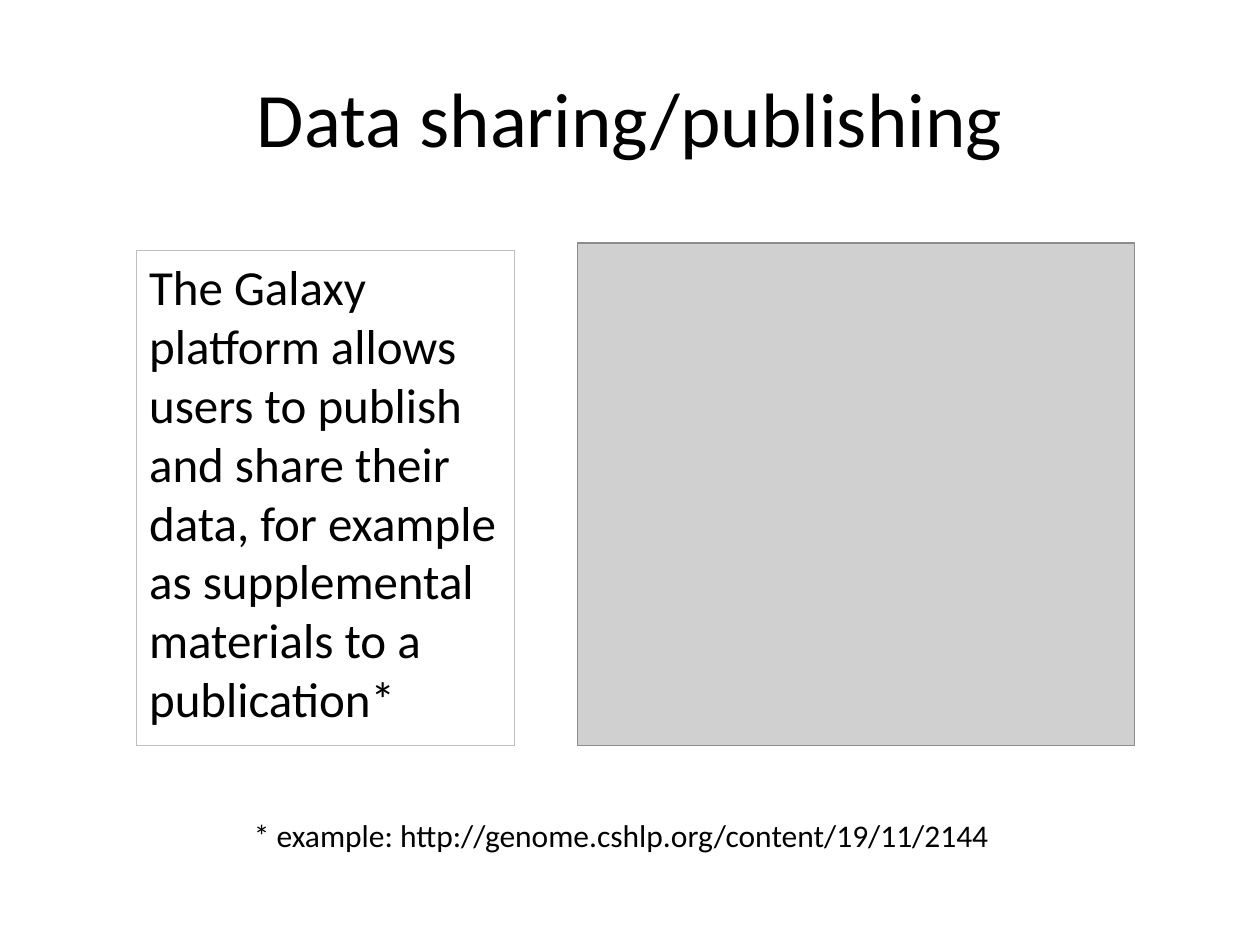
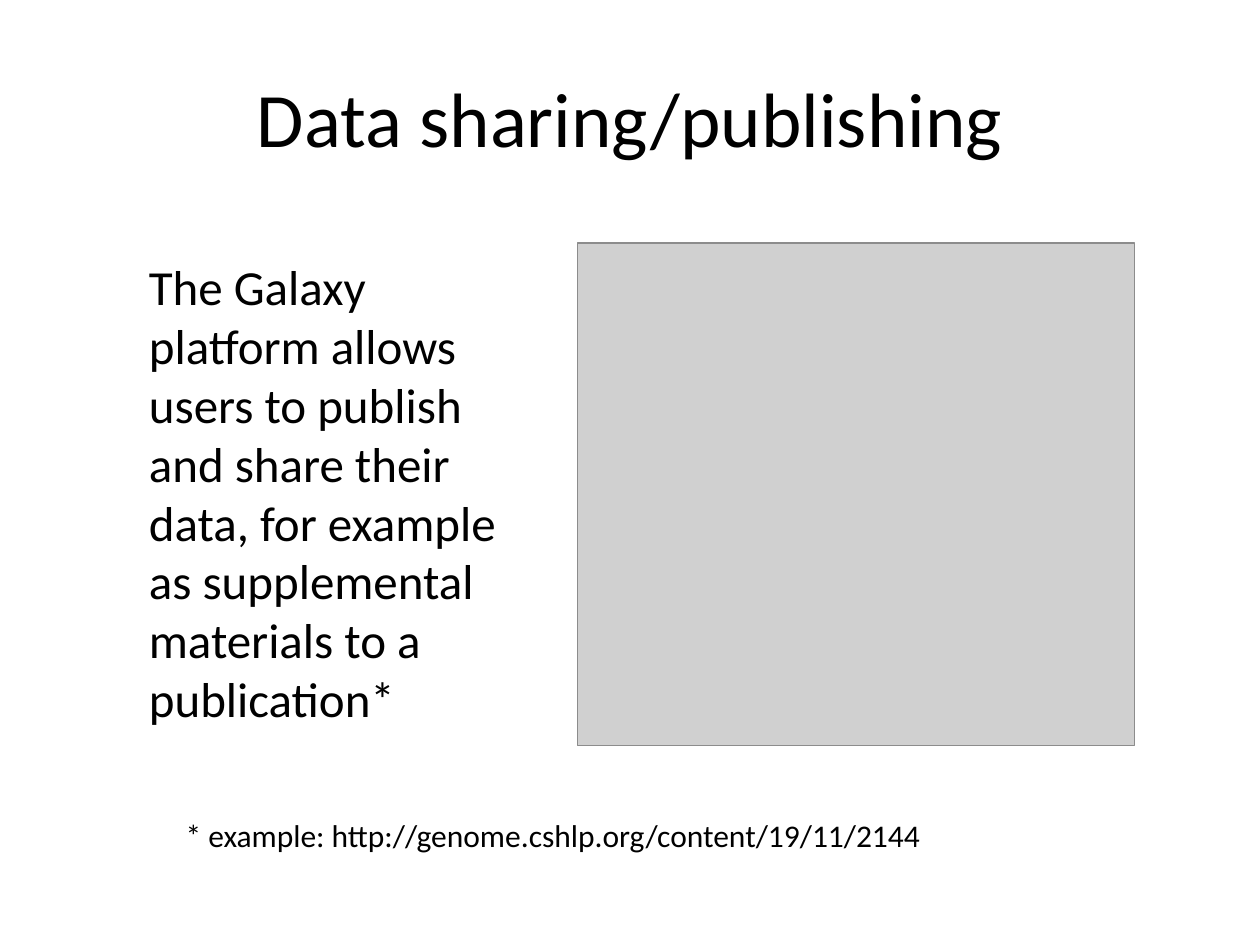
Before and after one commit to naturalis/arangs, a slide deck: slide 15 of doc/slides/day4/session2/DataSharing.pptx. Drawn at 1260x945 pixels with LibreOffice and Linux fonts; fonts in the diff are those of the drawing; grey boxes stand for pictures. Boxes give left, top, right and bottom in pixels: in the first picture for what was removed or moved away, otherwise in the second. Text is boxed around its words. In the diff, an @@ line names an element or a change of style, - is before the commit and + after.

Commit message:
updated slides to set up and configure a local galaxy

```diff
--- a/doc/slides/day4/session2/DataSharing.pptx
+++ b/doc/slides/day4/session2/DataSharing.pptx
@@ text "The Galaxy platform allows users ...": place and size @@
-text "The Galaxy platform allows users ..." at bbox=[136, 251, 514, 746]
+text "The Galaxy platform allows users ..." at bbox=[149, 271, 496, 725]
@@ text "The Galaxy platform allows users ..." at bbox=[149, 271, 496, 725]: less space between paragraphs; outline #BFBFBF 0.75 pt to none @@
@@ text "* example: http://genome.cshlp.org/content/19/11/2144": place and size @@
-text "* example: http://genome.cshlp.org/content/19/11/2144" at bbox=[277, 825, 988, 853]
+text "* example: http://genome.cshlp.org/content/19/11/2144" at bbox=[208, 825, 920, 853]
```
Also in this commit, not shown: 7 other slides changed, 1 slide added, 1 slide removed, 1 other file.
